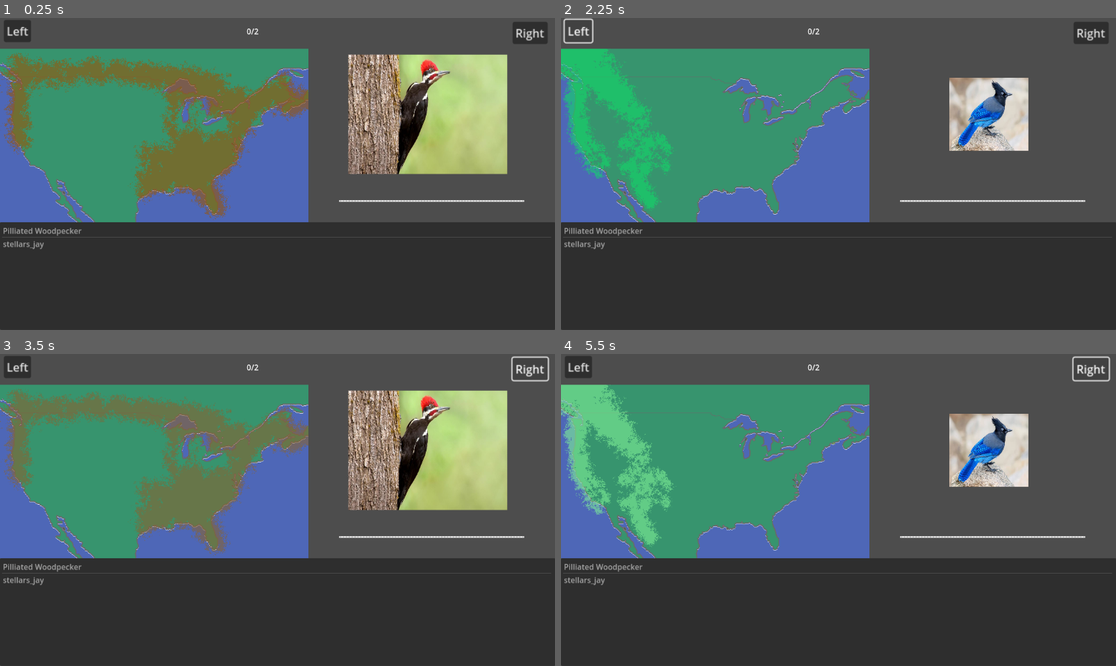
Above: before the commit, frames 1-4 (two rows, left to right).
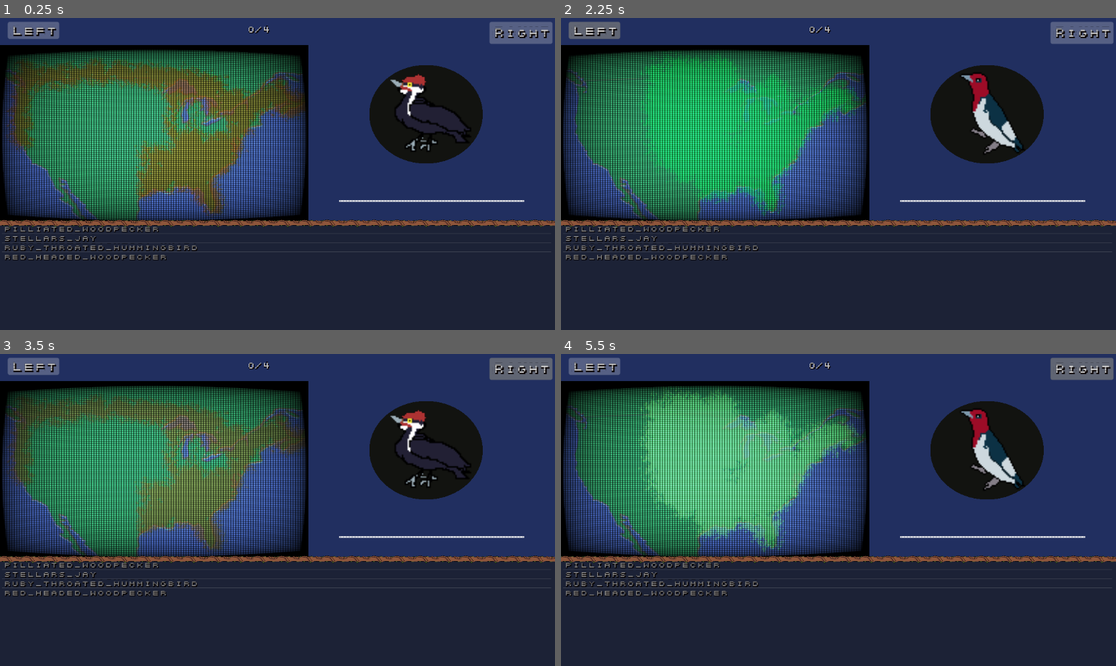
Above: after the commit, the same moments.

Repository: Pablo-Arevalo-Escobar/TheGreatNorthAmericanBirdQuiz
Game: Godot game, scene res://scenes/main.tscn
The game is run twice, just before and just after one commit, with the same random seed, the same clock (stepped at 60 frames per second) and the same inputs.
Inputs:
- Up to frame 1 (0.25 s): no input
- Up to frame 2 (2.25 s): click "Left" at 0.5 s; click "Right" at 1.25 s; click "Left" at 2 s
- Up to frame 3 (3.5 s): click "Right" at 2.75 s
- Up to frame 4 (5.5 s): click "Left" at 3.5 s; click "Right" at 4.25 s; tap Enter at 5, 5.1 s; tap Keypad Enter at 5.3 s

The runs differ from the first frame. In frame 1, 63% of the frame differs, in the area x 0-100%, y 0-100%; in frame 2, 66%; in frame 3, 62%; in frame 4, 64%.

Commit message:
Post-Processing and fonts

Diff:
--- a/Game/birdData.json
+++ b/Game/birdData.json
@@ -2,14 +2,26 @@
 	"birds": [
 		{
 			"name": "Pilliated Woodpecker",
-			"audio": "PilleatedWoodpecker.mp3",
-			"sprite": "pilliated_woodpecker.jpg",
-			"area" : "PileatedWoodArea.png",
+			"audio": "pilliated_woodpecker.mp3",
+			"sprite": "pilliated_woodpecker.png",
+			"area" : "pilliated_woodpecker.png",
+		},
+		{
+			"name": "Ruby Throated Hummingbird",
+			"audio": "ruby_throated_hummingbird.mp3",
+			"sprite": "ruby_throated_hummingbird.png",
+			"area" : "ruby_throated_hummingbird.png",
+		},
+		{
+			"name": "Red Headed Woodpecker",
+			"audio": "red_headed_woodpecker.mp3",
+			"sprite": "red_headed_woodpecker.png",
+			"area" : "red_headed_woodpecker.png",
 		},
 		{
 			"name": "stellars_jay",
 			"audio": "stellers_jay.mp3",
-			"sprite": "stellars_jay.jpg",
+			"sprite": "stellars_jay.png",
 			"area" : "StellersJayArea.png",
 		}
 	]
--- a/Game/img/MapAnim.tres
+++ b/Game/img/other/MapAnim.tres
@@ -1,6 +1,6 @@
 [gd_resource type="SpriteFrames" load_steps=9 format=3 uid="uid://cup2ep6yr68be"]
 
-[ext_resource type="Texture2D" uid="uid://ctpor73i3uqnv" path="res://img/Map2-Sheet.png" id="1_584vn"]
+[ext_resource type="Texture2D" uid="uid://ctpor73i3uqnv" path="res://img/other/Map2-Sheet.png" id="1_584vn"]
 
 [sub_resource type="AtlasTexture" id="AtlasTexture_gkc4x"]
 atlas = ExtResource("1_584vn")
--- /dev/null
+++ b/Game/new_style_box_flat.tres
@@ -0,0 +1,13 @@
+[gd_resource type="StyleBoxFlat" format=3 uid="uid://bi477umofjmp0"]
+
+[resource]
+content_margin_left = 4.0
+content_margin_top = 4.0
+content_margin_right = 4.0
+content_margin_bottom = 4.0
+bg_color = Color(0.894922, 0.894922, 0.894922, 0.270588)
+corner_radius_top_left = 3
+corner_radius_top_right = 3
+corner_radius_bottom_right = 3
+corner_radius_bottom_left = 3
+corner_detail = 5
--- a/Game/project.godot
+++ b/Game/project.godot
@@ -13,4 +13,4 @@
 config/name="TheGreatNorthAmericanBirdQuiz"
 run/main_scene="res://scenes/main.tscn"
 config/features=PackedStringArray("4.3", "Forward Plus")
-config/icon="res://img/icon.svg"
+config/icon="res://img/other/icon.svg"
--- a/Game/scenes/audio_vis.tscn
+++ b/Game/scenes/audio_vis.tscn
@@ -1,7 +1,7 @@
 [gd_scene load_steps=3 format=3 uid="uid://ceraccsnbslan"]
 
 [ext_resource type="Script" path="res://scenes/audio_vis.gd" id="1_6kynl"]
-[ext_resource type="AudioStream" uid="uid://sg5m53hvdat1" path="res://audio/PilleatedWoodpecker.mp3" id="1_g46fg"]
+[ext_resource type="AudioStream" uid="uid://sg5m53hvdat1" path="res://audio/pilliated_woodpecker.mp3" id="1_g46fg"]
 
 [node name="ShowSpectrum" type="Node2D"]
 position = Vector2(136, 80)
@@ -13,3 +13,12 @@
 [node name="Camera2D" type="Camera2D" parent="."]
 position = Vector2(0, 144)
 offset = Vector2(440, 100)
+
+[node name="ColorRect" type="ColorRect" parent="."]
+z_index = -2
+offset_left = -136.0
+offset_top = -80.0
+offset_right = -96.0
+offset_bottom = -40.0
+scale = Vector2(28.7907, 16.1901)
+color = Color(0.129412, 0.184314, 0.376471, 1)
--- /dev/null
+++ b/Game/scenes/circle.gdshader
@@ -0,0 +1,13 @@
+shader_type canvas_item;
+
+
+uniform float height: hint_range(0.0, 1.0, 0.1) = 0.5;
+uniform float width: hint_range(0.0, 1.0, 0.1) = 0.5;
+
+
+void fragment() {
+	float shrink_width = 2.0 / width;
+	float shrink_height = 2.0 / height;
+	float dist = distance(vec2(UV.x * shrink_width, UV.y * shrink_height), vec2(0.5 * shrink_width, 0.5 * shrink_height));
+	COLOR.a = 1.0 - floor(dist);
+}
--- /dev/null
+++ b/Game/scenes/main.gdshader
@@ -0,0 +1,59 @@
+// Based on: https://www.shadertoy.com/view/Ms23DR
+shader_type canvas_item;
+uniform sampler2D screen_texture : hint_screen_texture, repeat_disable, filter_nearest;
+
+// Loosely based on postprocessing shader by inigo quilez, License Creative Commons Attribution-NonCommercial-ShareAlike 3.0 Unported License.
+
+vec2 curve(vec2 uv)
+{
+	uv = (uv - 0.5) * 2.0;
+	uv *= 1.1;
+	uv.x *= 1.0 + pow((abs(uv.y) / 5.0), 2.0);
+	uv.y *= 1.0 + pow((abs(uv.x) / 4.0), 2.0);
+	uv  = (uv / 2.0) + 0.5;
+	uv =  uv *0.92 + 0.04;
+	return uv;
+}
+void fragment(  )
+{
+	vec2 iResolution = 1.0 / SCREEN_PIXEL_SIZE;
+    vec2 q = FRAGCOORD.xy / iResolution.xy;
+    vec2 uv = q;
+    uv = curve( uv );
+    vec3 oricol = texture( screen_texture, vec2(q.x,q.y) ).xyz;
+    vec3 col;
+	float x =  sin(0.3*TIME+uv.y*21.0)*sin(0.7*TIME+uv.y*29.0)*sin(0.3+0.33*TIME+uv.y*31.0)*0.0017;
+
+    col.r = texture(screen_texture,vec2(x+uv.x+0.001,uv.y+0.001)).x+0.05;
+    col.g = texture(screen_texture,vec2(x+uv.x+0.000,uv.y-0.002)).y+0.05;
+    col.b = texture(screen_texture,vec2(x+uv.x-0.002,uv.y+0.000)).z+0.05;
+    col.r += 0.08*texture(screen_texture,0.75*vec2(x+0.025, -0.027)+vec2(uv.x+0.001,uv.y+0.001)).x;
+    col.g += 0.05*texture(screen_texture,0.75*vec2(x+-0.022, -0.02)+vec2(uv.x+0.000,uv.y-0.002)).y;
+    col.b += 0.08*texture(screen_texture,0.75*vec2(x+-0.02, -0.018)+vec2(uv.x-0.002,uv.y+0.000)).z;
+
+    col = clamp(col*0.6+0.4*col*col*1.0,0.0,1.0);
+
+    float vig = (0.0 + 1.0*16.0*uv.x*uv.y*(1.0-uv.x)*(1.0-uv.y));
+	col *= vec3(pow(vig,0.3));
+
+    col *= vec3(0.95,1.05,0.95);
+	col *= 2.8;
+
+	float scans = clamp( 0.35+0.35*sin(3.5*TIME+uv.y*iResolution.y*1.5), 0.0, 1.0);
+
+	float s = pow(scans,1.7);
+	col = col*vec3( 0.4+0.7*s) ;
+
+    col *= 1.0+0.01*sin(110.0*TIME);
+	if (uv.x < 0.0 || uv.x > 1.0)
+		col *= 0.0;
+	if (uv.y < 0.0 || uv.y > 1.0)
+		col *= 0.0;
+
+	col*=1.0-0.65*vec3(clamp((mod(FRAGCOORD.x, 2.0)-1.0)*2.0,0.0,1.0));
+
+    float comp = smoothstep( 0.1, 0.9, sin(TIME) );
+
+
+    COLOR = vec4(col,1.0);
+}
--- a/Game/scenes/main.tscn
+++ b/Game/scenes/main.tscn
@@ -1,18 +1,39 @@
-[gd_scene load_steps=10 format=3 uid="uid://bu7hmoo67h5ue"]
-
+[gd_scene load_steps=18 format=3 uid="uid://bu7hmoo67h5ue"]
+
+[ext_resource type="StyleBox" uid="uid://bi477umofjmp0" path="res://new_style_box_flat.tres" id="1_1cpmh"]
+[ext_resource type="FontFile" uid="uid://vmgqtg0bm3b2" path="res://img/chars.webp" id="1_1lwqi"]
 [ext_resource type="Script" path="res://scripts/main.gd" id="1_po646"]
 [ext_resource type="Script" path="res://scripts/map_view.gd" id="2_k0eok"]
-[ext_resource type="SpriteFrames" uid="uid://cup2ep6yr68be" path="res://img/MapAnim.tres" id="3_qhh7q"]
+[ext_resource type="SpriteFrames" uid="uid://cup2ep6yr68be" path="res://img/other/MapAnim.tres" id="3_qhh7q"]
 [ext_resource type="Script" path="res://scripts/bird_view.gd" id="4_ps23l"]
-[ext_resource type="Texture2D" uid="uid://db51msohtalmk" path="res://img/PileatedWoodArea.png" id="4_wor7l"]
-[ext_resource type="Texture2D" uid="uid://cinib6fgb3ap0" path="res://img/pilliated_woodpecker.jpg" id="5_j1yij"]
+[ext_resource type="Texture2D" uid="uid://db51msohtalmk" path="res://img/overlays/pilliated_woodpecker.png" id="4_wor7l"]
 [ext_resource type="Script" path="res://scripts/BirdReader.gd" id="6_2yjx1"]
+[ext_resource type="Texture2D" uid="uid://booxxwmy5eg2d" path="res://img/birds/pilliated_woodpecker.png" id="6_gnofl"]
 [ext_resource type="PackedScene" uid="uid://ceraccsnbslan" path="res://scenes/audio_vis.tscn" id="6_iolxi"]
 [ext_resource type="Script" path="res://scripts/score_view.gd" id="7_4k3he"]
+[ext_resource type="Shader" path="res://scenes/circle.gdshader" id="10_s7q5a"]
+[ext_resource type="Shader" path="res://scenes/main.gdshader" id="10_utg7s"]
+[ext_resource type="Texture2D" uid="uid://dodq2rkp180w" path="res://img/other/WoodenBranch.png" id="14_eoe7a"]
+
+[sub_resource type="Theme" id="Theme_l07h1"]
+default_font = ExtResource("1_1lwqi")
+Button/styles/disabled = ExtResource("1_1cpmh")
+Button/styles/focus = ExtResource("1_1cpmh")
+Button/styles/normal = ExtResource("1_1cpmh")
+Button/styles/pressed = ExtResource("1_1cpmh")
+
+[sub_resource type="ShaderMaterial" id="ShaderMaterial_krbp5"]
+shader = ExtResource("10_utg7s")
+
+[sub_resource type="ShaderMaterial" id="ShaderMaterial_1onre"]
+shader = ExtResource("10_s7q5a")
+shader_parameter/height = 0.8
+shader_parameter/width = 0.6
 
 [node name="Main" type="Control"]
 layout_mode = 3
 anchors_preset = 0
+theme = SubResource("Theme_l07h1")
 script = ExtResource("1_po646")
 
 [node name="MapView" type="Control" parent="."]
@@ -25,8 +46,8 @@
 
 [node name="SubViewportContainer" type="SubViewportContainer" parent="MapView"]
 layout_mode = 0
-offset_right = 40.0
-offset_bottom = 40.0
+offset_right = 640.0
+offset_bottom = 360.0
 
 [node name="SubViewport" type="SubViewport" parent="MapView/SubViewportContainer"]
 disable_3d = true
@@ -45,6 +66,26 @@
 texture = ExtResource("4_wor7l")
 centered = false
 
+[node name="CanvasLayer" type="CanvasLayer" parent="MapView/SubViewportContainer/SubViewport"]
+offset = Vector2(0, -63.46)
+transform = Transform2D(1, 0, 0, 1, 0, -63.46)
+
+[node name="ColorRect" type="ColorRect" parent="MapView/SubViewportContainer/SubViewport/CanvasLayer"]
+material = SubResource("ShaderMaterial_krbp5")
+offset_top = 56.0
+offset_right = 1152.0
+offset_bottom = 648.0
+mouse_filter = 2
+metadata/_edit_use_anchors_ = true
+
+[node name="MapBackground" type="ColorRect" parent="MapView"]
+z_index = -1
+layout_mode = 0
+offset_top = -8.0
+offset_right = 640.0
+scale = Vector2(1, 45.8506)
+color = Color(0.00184107, 0.00184107, 0.00184107, 1)
+
 [node name="BirdView" type="Control" parent="."]
 layout_mode = 3
 anchors_preset = 0
@@ -56,8 +97,19 @@
 
 [node name="Display" type="Sprite2D" parent="BirdView"]
 position = Vector2(248, 136)
-scale = Vector2(0.274817, 0.390517)
-texture = ExtResource("5_j1yij")
+scale = Vector2(3, 3)
+texture = ExtResource("6_gnofl")
+
+[node name="ColorRect" type="ColorRect" parent="BirdView"]
+z_index = -1
+material = SubResource("ShaderMaterial_1onre")
+layout_mode = 0
+offset_left = 48.0
+offset_top = 8.0
+offset_right = 88.0
+offset_bottom = 48.0
+scale = Vector2(9.81589, 6.4)
+color = Color(0.0724368, 0.0744743, 0.0617951, 1)
 
 [node name="SubViewportContainer" type="SubViewportContainer" parent="BirdView"]
 layout_mode = 0
@@ -86,38 +138,181 @@
 [node name="ItemList" type="ItemList" parent="NameView"]
 layout_mode = 0
 offset_top = -24.0
-offset_right = 1155.0
-offset_bottom = 197.135
-scale = Vector2(0.998044, 1.01188)
+offset_right = 1140.89
+offset_bottom = 219.655
+scale = Vector2(1.011, 0.967275)
+focus_mode = 0
 
 [node name="ScoreView" type="Control" parent="."]
+z_index = -1
 anchors_preset = 0
 offset_right = 40.0
 offset_bottom = 40.0
+scale = Vector2(1, 0.995941)
 script = ExtResource("7_4k3he")
 
 [node name="Score" type="RichTextLabel" parent="ScoreView"]
+custom_minimum_size = Vector2(36.165, 0)
 layout_mode = 0
 offset_left = 512.0
-offset_top = 16.0
-offset_right = 552.0
-offset_bottom = 56.0
-text = "10"
+offset_top = 16.0652
+offset_right = 639.06
+offset_bottom = 56.0652
+text = "10 / 0"
+scroll_active = false
 
 [node name="Left" type="Button" parent="ScoreView"]
 layout_mode = 0
-offset_left = 8.0
-offset_top = 4.0
-offset_right = 16.0
-offset_bottom = 12.0
+offset_left = 16.0
+offset_top = 8.03261
+offset_right = 88.0
+offset_bottom = 32.0326
 scale = Vector2(1.48612, 1.48612)
 text = "Left"
 
 [node name="Right" type="Button" parent="ScoreView"]
 layout_mode = 0
-offset_left = 1064.0
-offset_top = 8.0
-offset_right = 1113.0
-offset_bottom = 39.0
+offset_left = 1016.0
+offset_top = 8.03261
+offset_right = 1104.0
+offset_bottom = 39.0326
 scale = Vector2(1.48612, 1.48612)
 text = "Right"
+
+[node name="Background" type="ColorRect" parent="."]
+z_index = -3
+layout_mode = 0
+offset_right = 1152.0
+offset_bottom = 64.0
+scale = Vector2(1, 10.36)
+mouse_filter = 2
+color = Color(0.129228, 0.185706, 0.377124, 1)
+
+[node name="BranchSeperator" type="Control" parent="."]
+anchors_preset = 0
+offset_right = 40.0
+offset_bottom = 40.0
+
+[node name="Node2D" type="Node2D" parent="BranchSeperator"]
+position = Vector2(0, 424)
+scale = Vector2(0.84, 0.720002)
+
+[node name="WoodenBranch" type="Sprite2D" parent="BranchSeperator/Node2D"]
+position = Vector2(29.9998, 4)
+scale = Vector2(0.599996, 0.4)
+texture = ExtResource("14_eoe7a")
+
+[node name="WoodenBranch2" type="Sprite2D" parent="BranchSeperator/Node2D"]
+position = Vector2(85.9998, 4)
+scale = Vector2(0.599996, 0.4)
+texture = ExtResource("14_eoe7a")
+
+[node name="WoodenBranch3" type="Sprite2D" parent="BranchSeperator/Node2D"]
+position = Vector2(142, 4)
+scale = Vector2(0.599996, 0.4)
+texture = ExtResource("14_eoe7a")
+
+[node name="WoodenBranch4" type="Sprite2D" parent="BranchSeperator/Node2D"]
+position = Vector2(202, 4)
+scale = Vector2(0.599996, 0.4)
+texture = ExtResource("14_eoe7a")
+
+[node name="WoodenBranch5" type="Sprite2D" parent="BranchSeperator/Node2D"]
+position = Vector2(258, 4)
+scale = Vector2(0.599996, 0.4)
+texture = ExtResource("14_eoe7a")
+
+[node name="WoodenBranch6" type="Sprite2D" parent="BranchSeperator/Node2D"]
+position = Vector2(314, 4)
+scale = Vector2(0.599996, 0.4)
+texture = ExtResource("14_eoe7a")
+
+[node name="WoodenBranch7" type="Sprite2D" parent="BranchSeperator/Node2D"]
+position = Vector2(372, 4)
+scale = Vector2(0.599996, 0.4)
+texture = ExtResource("14_eoe7a")
+
+[node name="WoodenBranch8" type="Sprite2D" parent="BranchSeperator/Node2D"]
+position = Vector2(428, 4)
+scale = Vector2(0.599996, 0.4)
+texture = ExtResource("14_eoe7a")
+
+[node name="WoodenBranch9" type="Sprite2D" parent="BranchSeperator/Node2D"]
+position = Vector2(484, 4)
+scale = Vector2(0.599996, 0.4)
+texture = ExtResource("14_eoe7a")
+
+[node name="WoodenBranch10" type="Sprite2D" parent="BranchSeperator/Node2D"]
+position = Vector2(543.999, 4)
+scale = Vector2(0.599996, 0.4)
+texture = ExtResource("14_eoe7a")
+
+[node name="WoodenBranch11" type="Sprite2D" parent="BranchSeperator/Node2D"]
+position = Vector2(599.999, 4)
+scale = Vector2(0.599996, 0.4)
+texture = ExtResource("14_eoe7a")
+
+[node name="WoodenBranch12" type="Sprite2D" parent="BranchSeperator/Node2D"]
+position = Vector2(655.999, 4)
+scale = Vector2(0.599996, 0.4)
+texture = ExtResource("14_eoe7a")
+
+[node name="WoodenBranch13" type="Sprite2D" parent="BranchSeperator/Node2D"]
+position = Vector2(716, 4)
+scale = Vector2(0.599996, 0.4)
+texture = ExtResource("14_eoe7a")
+
+[node name="WoodenBranch14" type="Sprite2D" parent="BranchSeperator/Node2D"]
+position = Vector2(772, 4)
+scale = Vector2(0.599996, 0.4)
+texture = ExtResource("14_eoe7a")
+
+[node name="WoodenBranch15" type="Sprite2D" parent="BranchSeperator/Node2D"]
+position = Vector2(828, 4)
+scale = Vector2(0.599996, 0.4)
+texture = ExtResource("14_eoe7a")
+
+[node name="WoodenBranch16" type="Sprite2D" parent="BranchSeperator/Node2D"]
+position = Vector2(887.999, 4)
+scale = Vector2(0.599996, 0.4)
+texture = ExtResource("14_eoe7a")
+
+[node name="WoodenBranch17" type="Sprite2D" parent="BranchSeperator/Node2D"]
+position = Vector2(943.999, 4)
+scale = Vector2(0.599996, 0.4)
+texture = ExtResource("14_eoe7a")
+
+[node name="WoodenBranch18" type="Sprite2D" parent="BranchSeperator/Node2D"]
+position = Vector2(999.999, 4)
+scale = Vector2(0.599996, 0.4)
+texture = ExtResource("14_eoe7a")
+
+[node name="WoodenBranch19" type="Sprite2D" parent="BranchSeperator/Node2D"]
+position = Vector2(1058, 4)
+scale = Vector2(0.599996, 0.4)
+texture = ExtResource("14_eoe7a")
+
+[node name="WoodenBranch20" type="Sprite2D" parent="BranchSeperator/Node2D"]
+position = Vector2(1114, 4)
+scale = Vector2(0.599996, 0.4)
+texture = ExtResource("14_eoe7a")
+
+[node name="WoodenBranch21" type="Sprite2D" parent="BranchSeperator/Node2D"]
+position = Vector2(1170, 4)
+scale = Vector2(0.599996, 0.4)
+texture = ExtResource("14_eoe7a")
+
+[node name="WoodenBranch22" type="Sprite2D" parent="BranchSeperator/Node2D"]
+position = Vector2(1230, 4)
+scale = Vector2(0.599996, 0.4)
+texture = ExtResource("14_eoe7a")
+
+[node name="WoodenBranch23" type="Sprite2D" parent="BranchSeperator/Node2D"]
+position = Vector2(1286, 4)
+scale = Vector2(0.599996, 0.4)
+texture = ExtResource("14_eoe7a")
+
+[node name="WoodenBranch24" type="Sprite2D" parent="BranchSeperator/Node2D"]
+position = Vector2(1342, 4)
+scale = Vector2(0.599996, 0.4)
+texture = ExtResource("14_eoe7a")
--- a/Game/scenes/map_view.tscn
+++ b/Game/scenes/map_view.tscn
@@ -1,7 +1,7 @@
 [gd_scene load_steps=11 format=3 uid="uid://vu3ugylmgkur"]
 
-[ext_resource type="Texture2D" uid="uid://dp1nbqysc5t23" path="res://img/Test.png" id="1_1bedq"]
-[ext_resource type="Texture2D" uid="uid://ctpor73i3uqnv" path="res://img/Map2-Sheet.png" id="2_odtjq"]
+[ext_resource type="Texture2D" uid="uid://dp1nbqysc5t23" path="res://img/other/Test.png" id="1_1bedq"]
+[ext_resource type="Texture2D" uid="uid://ctpor73i3uqnv" path="res://img/other/Map2-Sheet.png" id="2_odtjq"]
 
 [sub_resource type="AtlasTexture" id="AtlasTexture_gkc4x"]
 atlas = ExtResource("2_odtjq")
--- a/Game/scripts/bird_view.gd
+++ b/Game/scripts/bird_view.gd
@@ -8,5 +8,5 @@
 
 # Called when the node enters the scene tree for the first time.
 func _ready() -> void:
-	display = self.get_child(0)
+	display = self.get_node("Display")
 	pass # Replace with function body.
--- a/Game/scripts/main.gd
+++ b/Game/scripts/main.gd
@@ -25,9 +25,9 @@
 		birds = read_bird_data()
 	return birds
 
-func load_image(sprite_name):
+func load_image(img_path):
 	var image = Image.new()
-	var err = image.load("res://img/" + sprite_name)
+	var err = image.load(img_path)
 	if err != OK:
 		print("Failure")
 	var texture = ImageTexture.new()
@@ -35,22 +35,52 @@
 	return texture
 
 func load_audio(audio_name):
-	return load("res://audio/" + audio_name) as AudioStream
+	return load(audio_name) as AudioStream
 
-func read_bird_data():
+
+func read_bird_data() -> Array:
+	var birds_path = "res://birds/"
+	var birds_list = []
+	var dir = DirAccess.open(birds_path)
+
+	if dir:
+		dir.list_dir_begin()
+		var bird_folder = dir.get_next()
+
+		while bird_folder != "":
+			var bird_data = {}
+			var bird_folder_path = birds_path + bird_folder + "/"
+
+			if DirAccess.dir_exists_absolute(bird_folder_path):
+				bird_data["name"] = bird_folder
+				bird_data["sprite"] = load_image(bird_folder_path + "sprite.png")
+				bird_data["audio"] = load_audio(bird_folder_path + "audio.mp3")
+				bird_data["area"] = load_image(bird_folder_path + "overlay.png")
+
+				birds_list.append(bird_data)
+
+			bird_folder = dir.get_next()
+	else:
+		print("Error: Could not open birds directory.")
+
+	return birds_list
+
+func read_bird_datas():
 	var file = FileAccess.open("res://birdData.json", FileAccess.READ)
-
 	var json = JSON.new()
 	var birds_string = FileAccess.get_file_as_string("res://birdData.json")
 	var birds_dict = JSON.parse_string(birds_string)["birds"]
 
 	for bird in birds_dict:
-		bird.sprite = load_image(bird.sprite)
+		bird.sprite = load_image("res://img/birds/" + bird.sprite)
+		bird.area = load_image("res://img/overlays/" + bird.area)
 		bird.audio = load_audio(bird.audio)
-		bird.area = load_image(bird.area)
 
 	return birds_dict
 
+func update() -> void:
+	display(curr_index)
+	play_audio(curr_index)
 
 func display(bird_index) -> void:
 	# Update both display's based on the bird index
@@ -72,8 +102,7 @@
 		if curr_index < 0:
 			curr_index = len(birds)-1
 
-	display(curr_index)
-	play_audio(curr_index)
+	update()
 
 func play_audio(bird_index) -> void:
 	audio_player.stream = birds[bird_index].audio
@@ -98,9 +127,15 @@
 	var bird_guess = name_list.get_item_text(name_list.get_selected_items()[0])
 	if birds[curr_index].name == bird_guess :
 		score += 1
+		# Set the text color to green
+		name_list.set_item_custom_fg_color(curr_index,Color.GREEN)
 		print("TRUE", score, "/", len(birds))
 	else:
+		# Set the text color to red
+		name_list.set_item_custom_fg_color(curr_index,Color.RED)
 		print("FALSE")
+
+	name_list.set_item_selectable(curr_index, false)
 
 	# Add the current index to the guessed set..
 	guessed_set[curr_index] = {}
@@ -130,6 +165,5 @@
 		i += 1
 		name_list.add_item(bird.name)
 
-	display(curr_index)
-	play_audio(curr_index)
+	update()
 	update_score_view()
Not shown, added: Game/CONCHARS.png.import
Not shown, removed: Game/audio/PilleatedWoodpecker.mp3.import
Not shown, added: Game/audio/pilliated_woodpecker.mp3.import
Not shown, added: Game/audio/red_headed_woodpecker.mp3.import
Not shown, added: Game/audio/ruby_throated_hummingbird.mp3.import
Not shown, added: Game/birds/pilliated_woodpecker/audio.mp3.import
Renamed: Game/img/PileatedWoodArea.png -> Game/birds/pilliated_woodpecker/overlay.png
Not shown, added: Game/birds/pilliated_woodpecker/overlay.png.import
Renamed: Game/img/pileatedwoodpecker.png -> Game/birds/pilliated_woodpecker/sprite.png
Not shown, added: Game/birds/pilliated_woodpecker/sprite.png.import
Not shown, added: Game/birds/red_headed_woodpecker/audio.mp3.import
Binary file added: Game/birds/red_headed_woodpecker/overlay.png
(and 55 more such lines)
